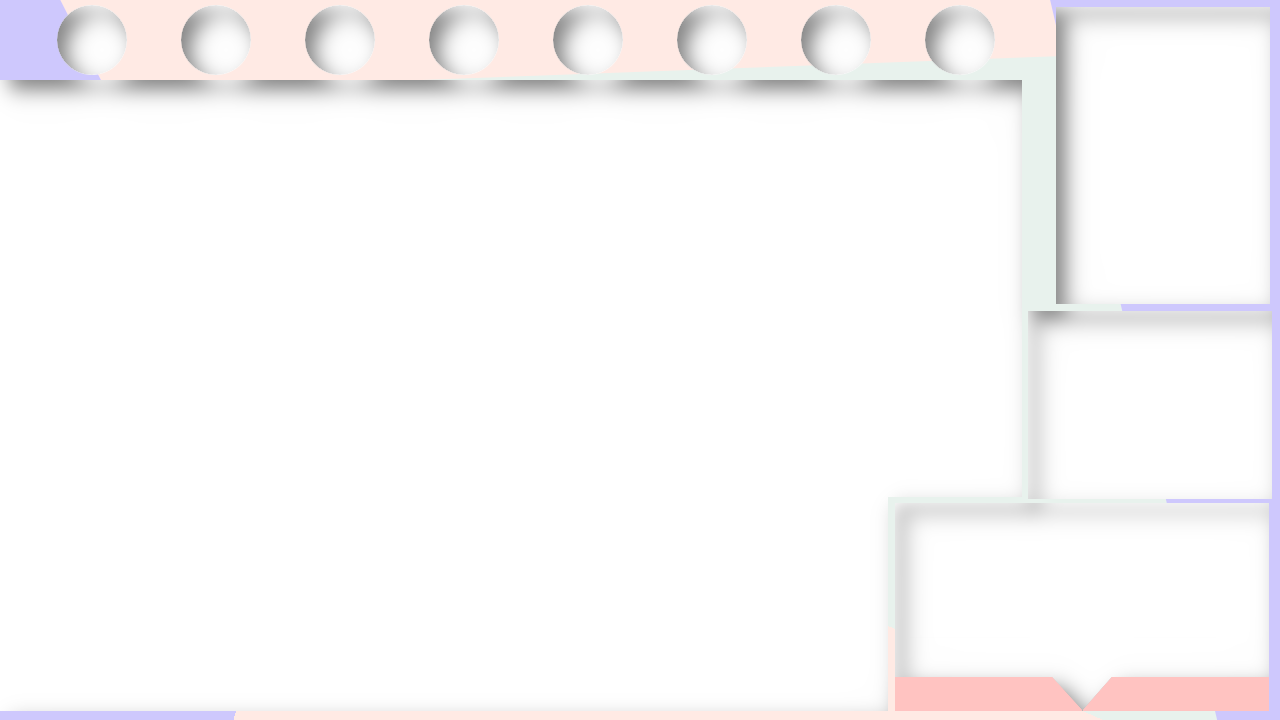
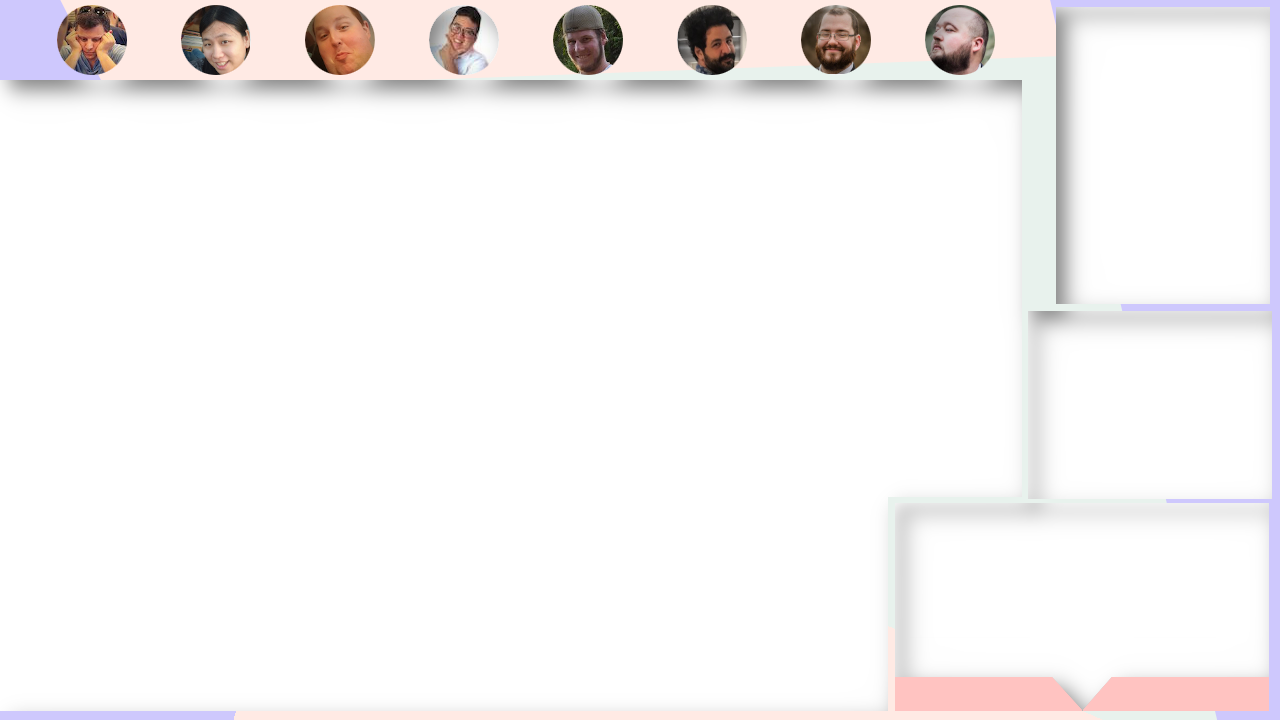
Layered file, before and after one edit (w=1280, h=720). Changes by layer:
added layer "cj-voege-small.jpg" above "mike-viviano-small.jpg" over [430, 5, 490, 75]
added layer "mike-viviano-small.jpg" above "john-morris-small.jpg" over [57, 5, 127, 75]
added layer "john-morris-small.jpg" above "brandon-curry-small.jpg" over [925, 5, 995, 75]
showed "brandon-curry-small.jpg", moved it above "kyle-richter-small.jpg" over [678, 5, 747, 75]
added layer "kyle-richter-small.jpg" above "coty-gunnet-small.jpg" over [305, 5, 375, 75]
added layer "coty-gunnet-small.jpg" above "joe-wisdom-small.jpg" over [553, 5, 623, 75]
showed "elaine-cao-small.jpg" over [181, 5, 250, 75]
showed "cody-owen-small.jpg" over [801, 5, 871, 74]
